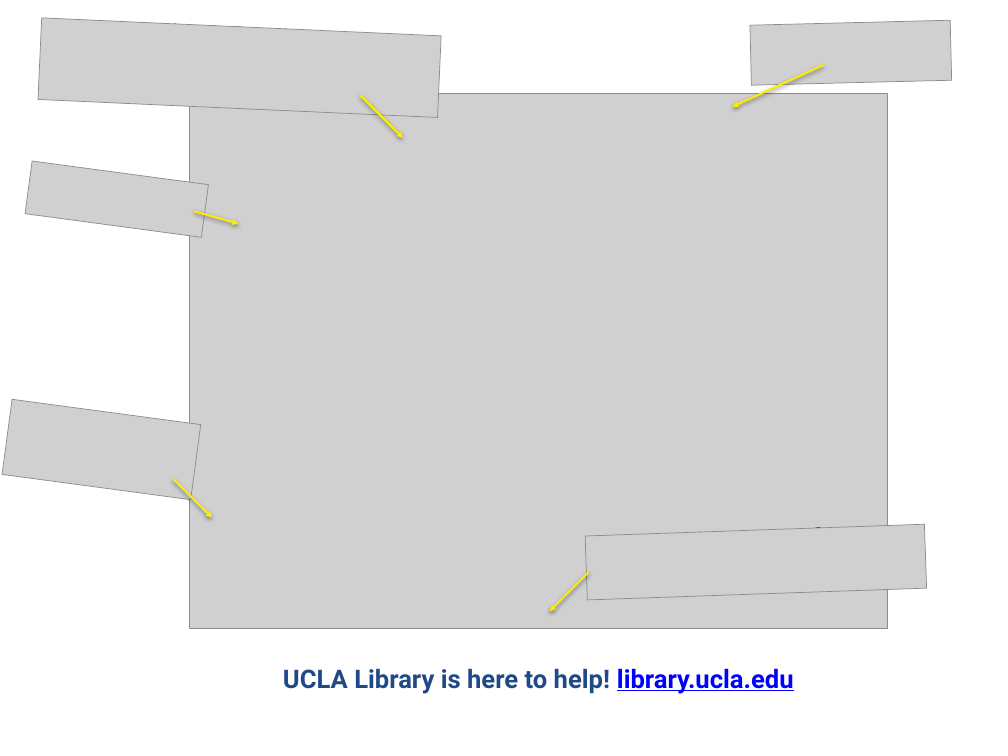
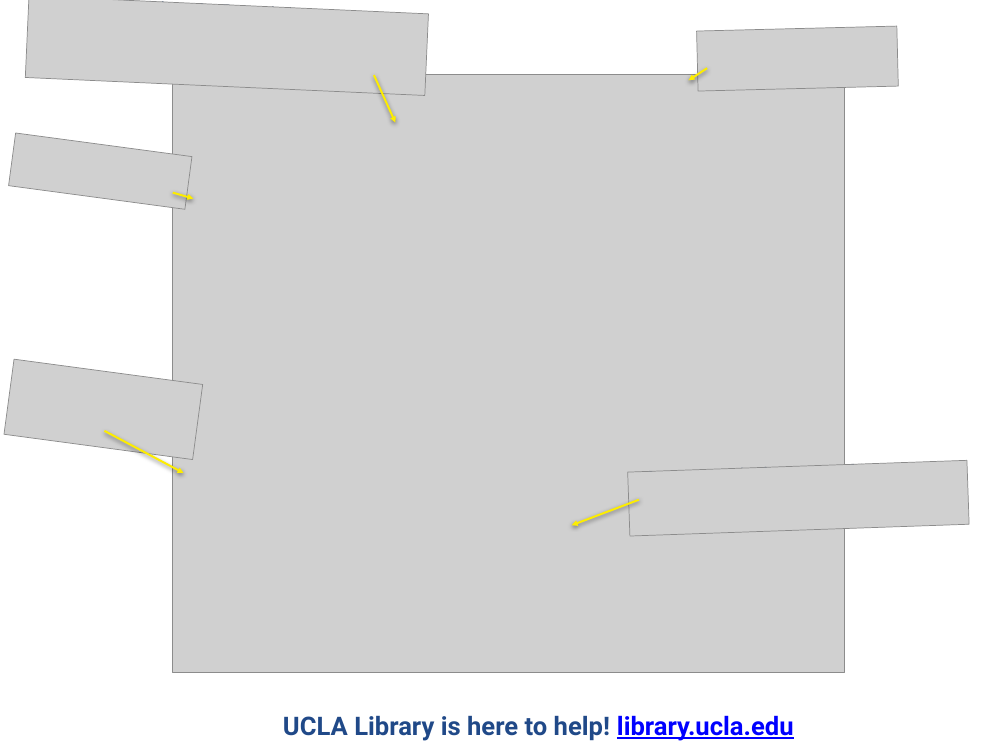
Before and after one commit to UCLALibrary/research-tips, a slide deck: slide 1 of assets/slides/Intro-Library-Website.pptx. Drawn at 1008x756 pixels with LibreOffice and Linux fonts; fonts in the diff are those of the drawing; grey boxes stand for pictures; background and template pictures are left out. Boxes give left, top, right and bottom in pixels: in the first picture for what was removed or moved away, otherwise in the second. Text is boxed around its words. In the diff, an @@ line names an element or a change of style, - is before the commit and + after.

Commit message:
slide update

```diff
--- a/assets/slides/Intro-Library-Website.pptx
+++ b/assets/slides/Intro-Library-Website.pptx
@@ picture: place and size @@
-picture at bbox=[38, 18, 441, 117]
+picture at bbox=[25, 0, 428, 96]
@@ rectangle "Online Guides & Tutorials": place and size @@
-rectangle "Online Guides & Tutorials" at bbox=[46, 23, 433, 102]
+rectangle "Online Guides & Tutorials" at bbox=[34, 1, 420, 80]
@@ picture: place and size @@
-picture at bbox=[750, 20, 952, 85]
+picture at bbox=[697, 26, 899, 91]
@@ rectangle "24/7 Chat!": place and size @@
-rectangle "24/7 Chat!" at bbox=[761, 25, 941, 70]
+rectangle "24/7 Chat!" at bbox=[707, 31, 887, 75]
@@ picture: place and size @@
-picture at bbox=[189, 94, 887, 628]
+picture at bbox=[173, 74, 844, 673]
@@ arrow moved from (360, 96) - (403, 138) to (374, 75) - (396, 123) @@
@@ arrow moved from (824, 65) - (732, 107) to (707, 68) - (688, 80) @@
@@ picture: place and size @@
-picture at bbox=[25, 161, 208, 238]
+picture at bbox=[9, 133, 192, 209]
@@ rectangle "Super search tools": place and size @@
-rectangle "Super search tools" at bbox=[35, 167, 200, 221]
+rectangle "Super search tools" at bbox=[18, 139, 184, 193]
@@ arrow moved from (194, 211) - (238, 223) to (173, 193) - (194, 198) @@
@@ picture: place and size @@
-picture at bbox=[2, 400, 201, 500]
+picture at bbox=[4, 359, 203, 460]
@@ rectangle "Lots of Libraries.": place and size @@
-rectangle "Lots of Libraries." at bbox=[12, 406, 192, 483]
+rectangle "Lots of Libraries." at bbox=[14, 365, 194, 443]
@@ arrow moved from (173, 478) - (212, 517) to (104, 431) - (184, 473) @@
@@ picture: place and size @@
-picture at bbox=[585, 524, 927, 600]
+picture at bbox=[628, 461, 969, 536]
@@ rectangle "Connect from off-campus": place and size @@
-rectangle "Connect from off-campus" at bbox=[593, 530, 919, 584]
+rectangle "Connect from off-campus" at bbox=[636, 466, 961, 520]
@@ arrow moved from (588, 572) - (550, 611) to (639, 500) - (572, 525) @@
@@ text "UCLA Library is here to ...": place and size @@
-text "UCLA Library is here to ..." at bbox=[283, 668, 794, 694]
+text "UCLA Library is here to ..." at bbox=[283, 715, 794, 741]
```
